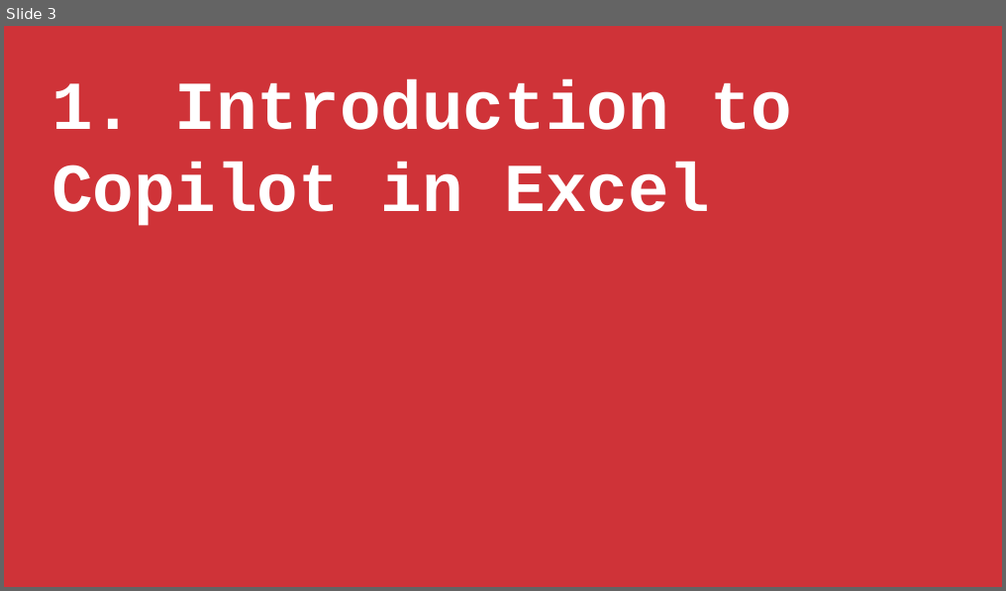
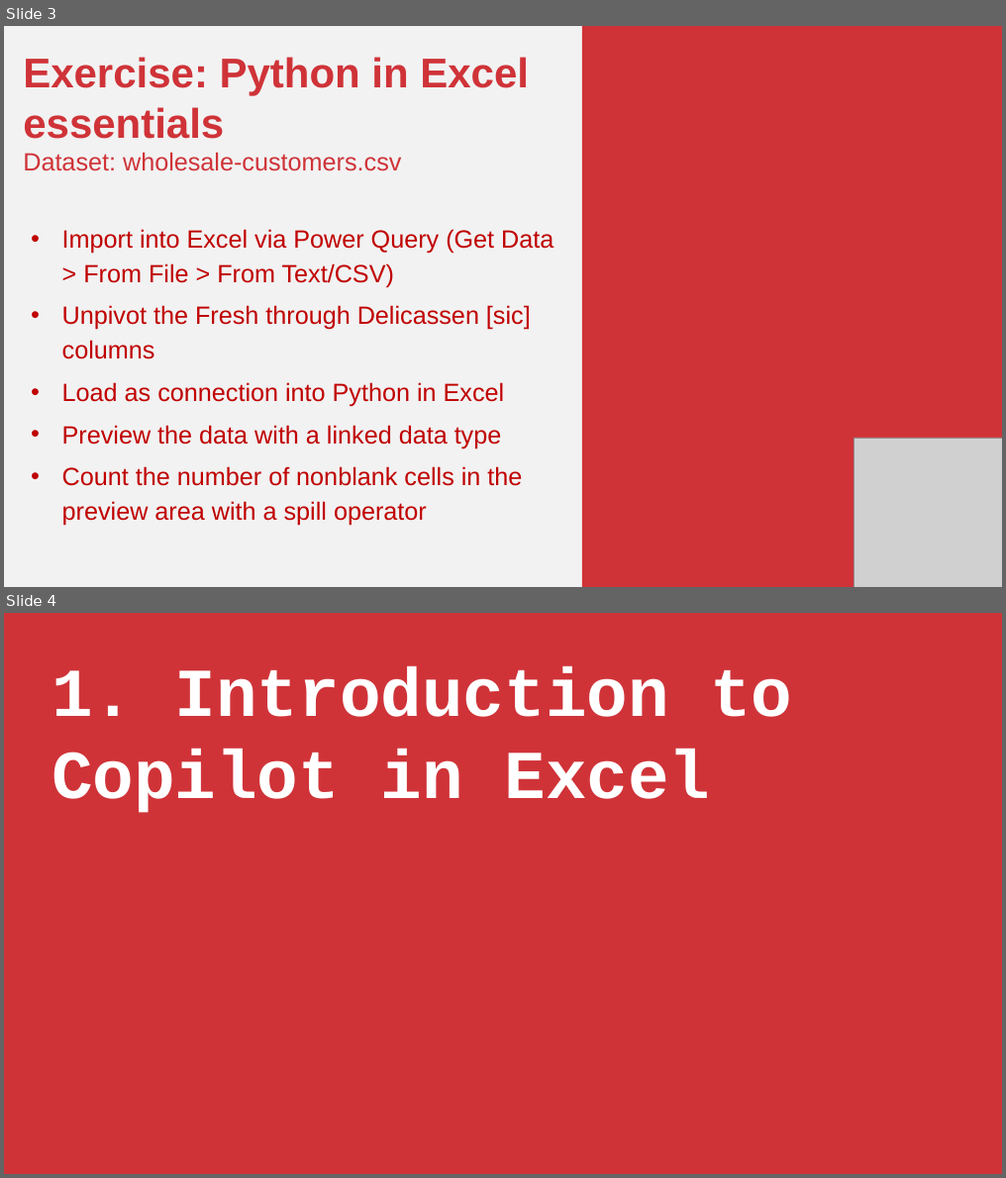
Before and after one commit to stringfestdata/modern-excel-magic-python-copilot, a slide deck: 2-excel-ai-magic-with-copilot/2-excel-ai-magic-with-copilot.pptx. Shown one above the other, each under a label of ours: slide 3 before the commit, slides 3 and 4 after it. The pictures are 1006x591 and 1006x1178 pixels, drawn with LibreOffice and Linux fonts; fonts in the diff are those of the drawing; grey boxes stand for pictures. Boxes give left, top, right and bottom in pixels: in the first picture for what was removed or moved away, otherwise in the second. Text is boxed around its words. In the diff, an @@ line names an element or a change of style, - is before the commit and + after.

Commit message:
add explanation for exercise day 2

```diff
--- a/2-excel-ai-magic-with-copilot/2-excel-ai-magic-with-copilot.pptx
+++ b/2-excel-ai-magic-with-copilot/2-excel-ai-magic-with-copilot.pptx
@@ slide 3 added at [4, 26, 1002, 587], background #F2F2F2 @@
@@ rectangle added at [582, 26, 1002, 587], fill #CF3338 @@
@@ text added at [23, 57, 553, 526], 36 pt, text #C00000 @@
+Exercise: Python in Excel essentials
+Dataset: wholesale-customers.csv
+• Import into Excel via Power Query (Get Data > From File > From Text/CSV)
+• Unpivot the Fresh through Delicassen [sic] columns
+• Load as connection into Python in Excel
+• Preview the data with a linked data type
+• Count the number of nonblank cells in the preview area with a spill operator
@@ picture added at [854, 438, 1002, 587] @@
@@ what was slide 3 is now slide 4 @@
```
Also in this commit, not shown: 4 other files.
